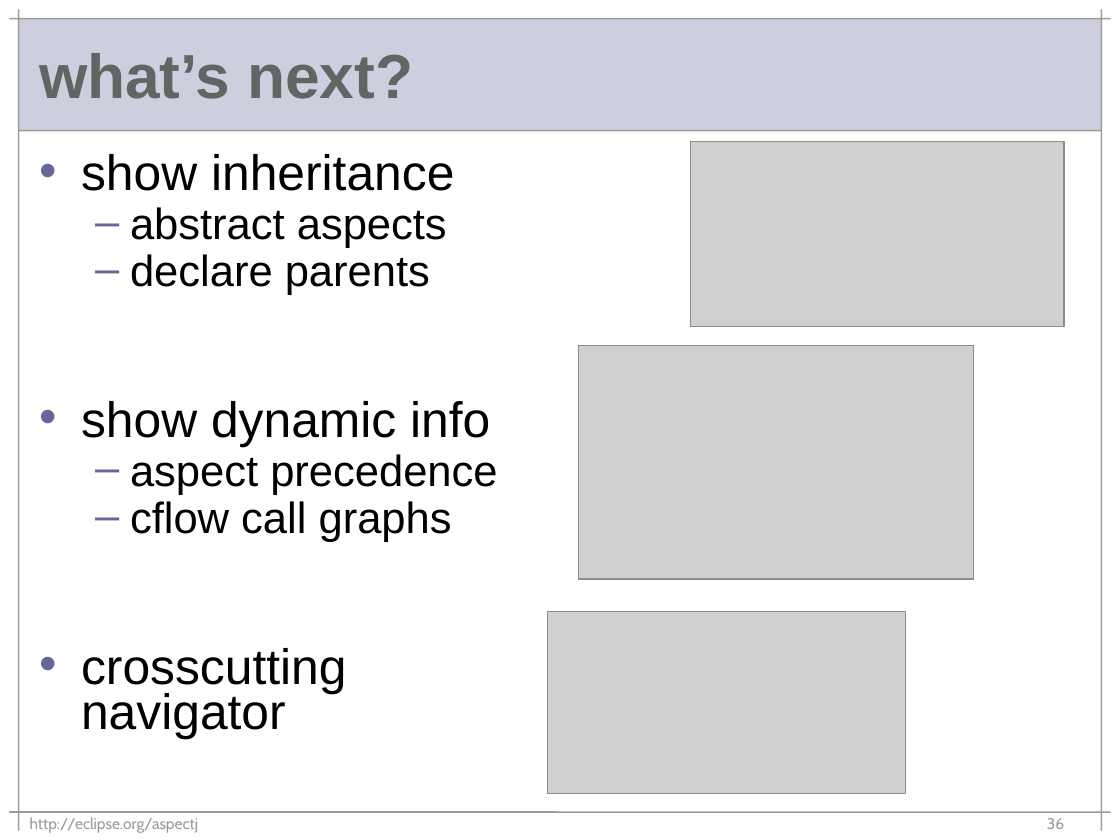
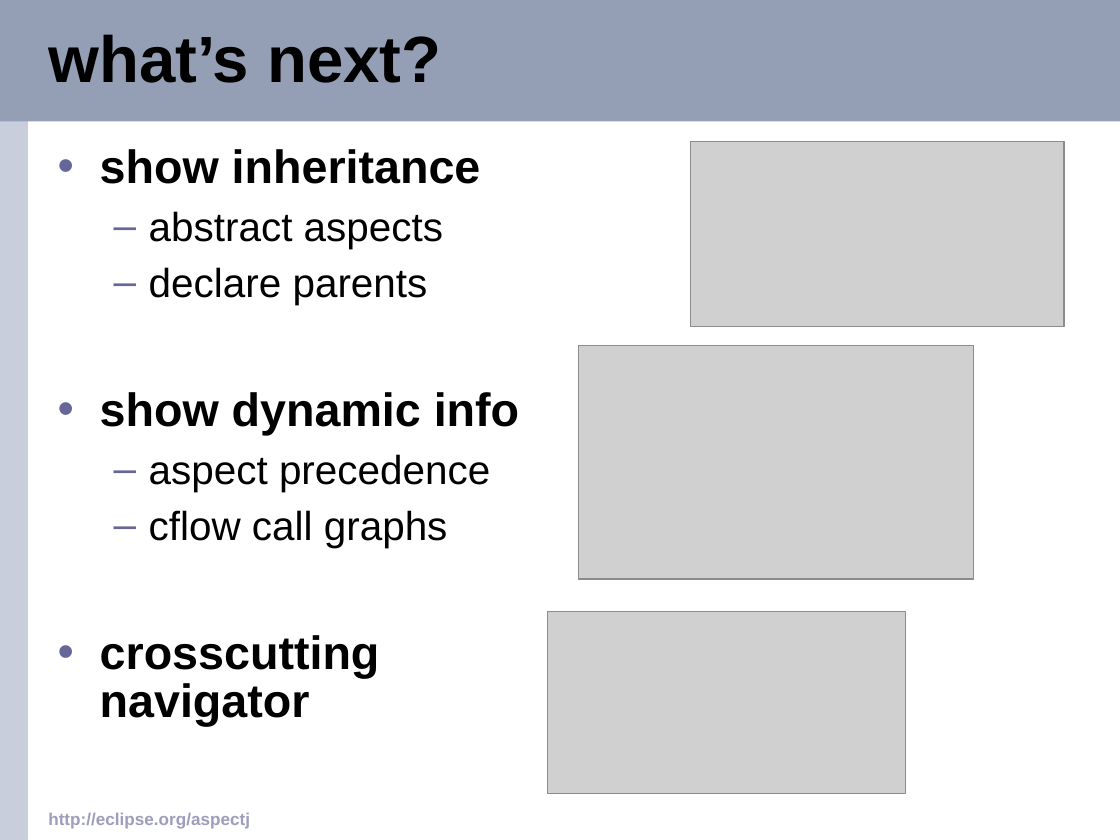
Before and after one commit to eclipse-aspectj/aspectj, a slide deck: slide 36 of docs/teaching/demos/oopsla2003-mik.ppt. Drawn at 1120x840 pixels with LibreOffice and Linux fonts; fonts in the diff are those of the drawing; grey boxes stand for pictures; background and template pictures are left out. Boxes give left, top, right and bottom in pixels: in the first picture for what was removed or moved away, otherwise in the second. Text is boxed around its words. In the diff, an @@ line names an element or a change of style, - is before the commit and + after.

```diff
--- a/docs/teaching/demos/oopsla2003-mik.ppt
+++ b/docs/teaching/demos/oopsla2003-mik.ppt
@@ rectangle: place and size @@
-rectangle at box(19, 19, 1102, 131)
+rectangle at box(0, 0, 1120, 121)
@@ rectangle at box(0, 0, 1120, 121): fill #CECFDE to #949FB6 @@
@@ rectangle added at box(0, 0, 28, 840), fill #C8CEDC @@
@@ line removed from (9, 19) to (1111, 19) @@
@@ line removed from (19, 9) to (19, 831) @@
@@ title "what’s next?": place and size @@
-title "what’s next?" at box(39, 53, 413, 99)
+title "what’s next?" at box(48, 34, 441, 83)
@@ title "what’s next?" at box(48, 34, 441, 83): size 40 to 42 pt, text colour #636563 to #000000 @@
@@ line removed from (1101, 9) to (1101, 831) @@
@@ line removed from (19, 131) to (1101, 131) @@
@@ text "show inheritance": place and size @@
-text "show inheritance" at box(81, 154, 497, 739)
+text "show inheritance" at box(100, 149, 519, 726)
@@ text "show inheritance" at box(100, 149, 519, 726): size 32 to 30 pt, bold on in "show inheritance", "show dynamic info", "crosscutting navigator"; size 28 to 26 pt in "abstract aspects", "declare parents", "aspect precedence", "cflow call graphs"; line spacing 0.75 to 0.85; less space between paragraphs; more space between paragraphs @@
@@ text "http://eclipse.org/aspectj": place and size @@
-text "http://eclipse.org/aspectj" at box(30, 817, 198, 833)
+text "http://eclipse.org/aspectj" at box(48, 813, 250, 829)
@@ text "http://eclipse.org/aspectj" at box(48, 813, 250, 829): size 10 to 11 pt, font Cabin to Arial, text colour #9C9A9C to #9D9DBD, bold on @@
@@ line removed from (9, 812) to (1111, 812) @@
@@ page number removed at box(1047, 818, 1064, 829) @@
-36
```
Also in this commit, not shown: 38 other slides changed.
